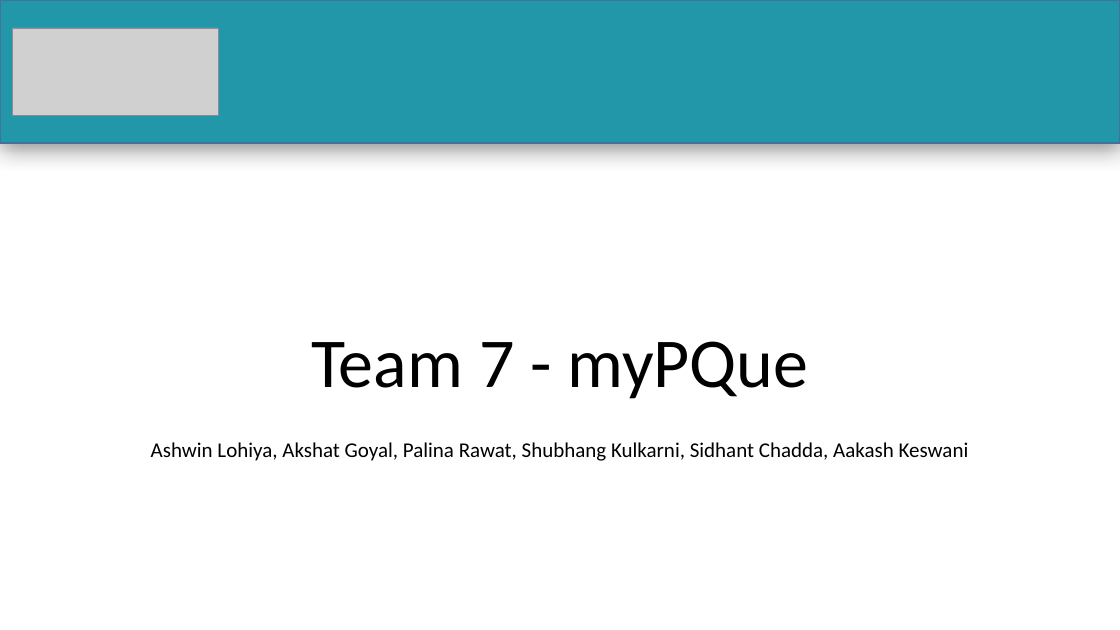
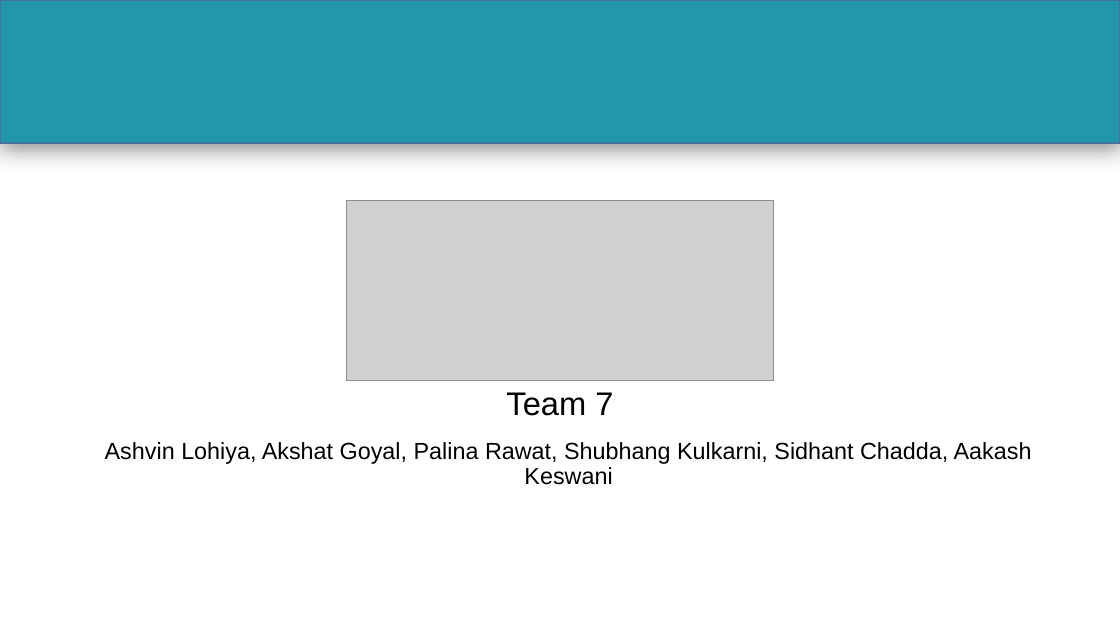
Before and after one commit to PalinaRawat/MyPQue, a slide deck: slide 1 of Documents/Team 7 - Sprint 3 Presentation.pptx. Drawn at 1120x630 pixels with LibreOffice and Linux fonts; fonts in the diff are those of the drawing; grey boxes stand for pictures. Boxes give left, top, right and bottom in pixels: in the first picture for what was removed or moved away, otherwise in the second. Text is boxed around its words. In the diff, an @@ line names an element or a change of style, - is before the commit and + after.

```diff
--- a/Documents/Team 7 - Sprint 3 Presentation.pptx
+++ b/Documents/Team 7 - Sprint 3 Presentation.pptx
@@ picture: place and size @@
-picture at bbox=[13, 28, 218, 115]
+picture at bbox=[347, 201, 773, 381]
@@ title at bbox=[506, 392, 613, 416]: text changed; size 60 to 28 pt; font Calibri to Arial @@
-Team 7 - myPQue
+Team 7
@@ subtitle at bbox=[105, 442, 1032, 485]: text changed; size 18 to 20 pt; font Calibri to Arial @@
-Ashwin Lohiya, Akshat Goyal, Palina Rawat, Shubhang Kulkarni, Sidhant Chadda, Aakash Keswani
+Ashvin Lohiya, Akshat Goyal, Palina Rawat, Shubhang Kulkarni, Sidhant Chadda, Aakash Keswani
```
Also in this commit, not shown: 9 other slides changed, 8 slides added, 1 other file.
